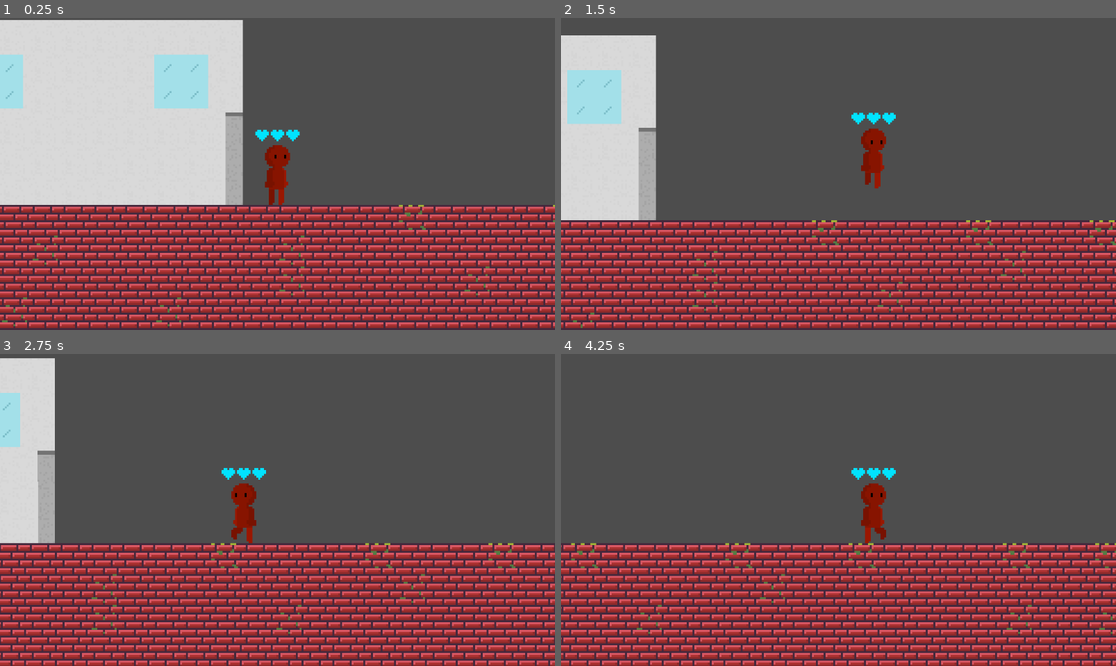
Above: before the commit, frames 1-4 (two rows, left to right).
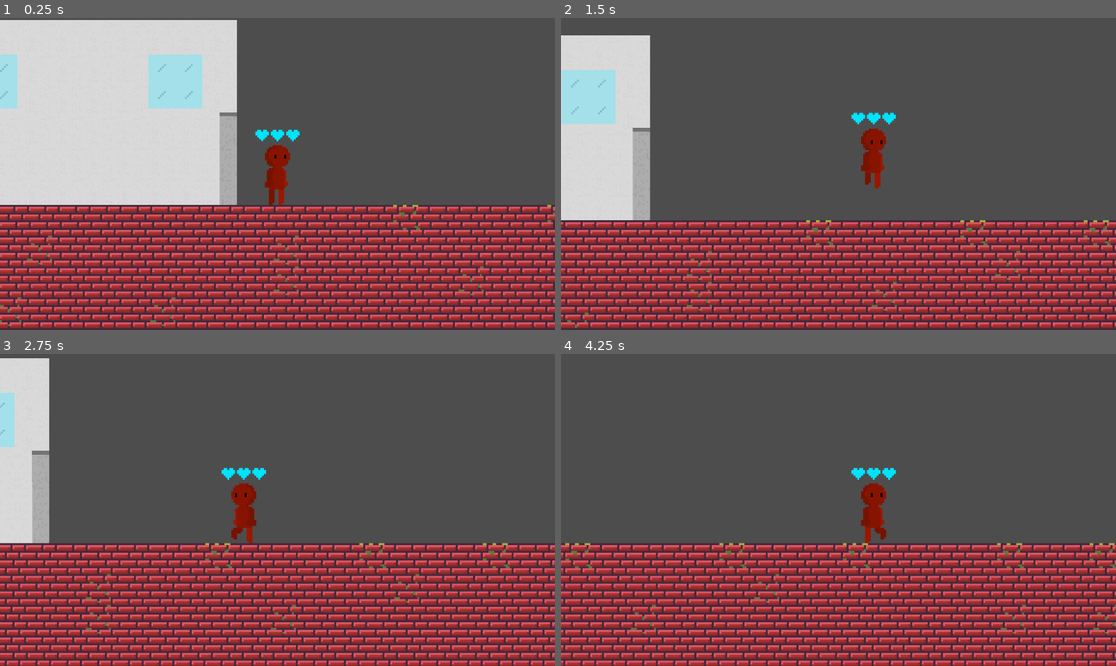
Above: after the commit, the same moments.

Repository: ratmanZorry/GJL-game-parade-game
Game: Godot game, scene res://scenes/main.tscn
The game is run twice, just before and just after one commit, with the same random seed, the same clock (stepped at 60 frames per second) and the same inputs.
Inputs:
- Up to frame 1 (0.25 s): no input
- Up to frame 2 (1.5 s): hold Right (right) from 0.53 s (still down); tap Space (dialogue) at 0.6, 1.35 s
- Up to frame 3 (2.75 s): release Right (right) at 2.03 s; hold A (left) from 2.03 s (still down); tap Space (dialogue) at 2.1 s
- Up to frame 4 (4.25 s): release A (left) at 2.78 s; hold Right (right) from 2.78 s (still down); tap Space (dialogue) at 2.85, 3.6 s

The runs differ from the first frame. In frame 1, 14% of the frame differs, in the area x 0-100%, y 0-100%; in frame 2, 12%; in frame 3, 14%; in frame 4, 13%.

Commit message:
yippie :)

Diff:
--- a/loop-maintainer/scenes/main.tscn
+++ b/loop-maintainer/scenes/main.tscn
@@ -18,9 +18,12 @@
 [ext_resource type="PackedScene" uid="uid://bd1152v6j1pkl" path="res://scenes/rusted_little_spike.tscn" id="13_trceg"]
 [ext_resource type="PackedScene" uid="uid://bem3gxacrbuar" path="res://scenes/box_enemy.tscn" id="14_j8jky"]
 [ext_resource type="Script" uid="uid://dfpuv4o3jhve8" path="res://scripts/loop_dialogue_number.gd" id="15_2wyq8"]
+[ext_resource type="PackedScene" uid="uid://kkgfop6yrwwj" path="res://scenes/sign_1.tscn" id="15_pibwh"]
+[ext_resource type="PackedScene" uid="uid://xw6p6vkxwx7a" path="res://scenes/sign_2.tscn" id="16_c6pm6"]
 [ext_resource type="Texture2D" uid="uid://ckeym6l54ht6h" path="res://sprites/wall_block.png" id="16_jbj1t"]
 [ext_resource type="Script" uid="uid://cbpoo80fjfr4m" path="res://scripts/dialogue_line.gd" id="16_vxglm"]
 [ext_resource type="Texture2D" uid="uid://blr1ufeqp2vfm" path="res://sprites/wizard_profile_wide_eyed.png" id="17_2f3dj"]
+[ext_resource type="PackedScene" uid="uid://dkti3rnn3dikb" path="res://scenes/sign_3.tscn" id="17_5he1u"]
 [ext_resource type="PackedScene" uid="uid://blds3ousifp5w" path="res://scenes/transfer_area.tscn" id="17_muem4"]
 [ext_resource type="FontFile" uid="uid://cw7naauc1o78l" path="res://fonts/pixeldown.ttf" id="18_gqmmt"]
 [ext_resource type="Texture2D" uid="uid://bvch6nob3ounf" path="res://sprites/player_profile_raised_eyebrow.png" id="18_yq6so"]
@@ -508,7 +511,7 @@
 layer_0/tile_data = PackedInt32Array(262139, 65539, 1, 262140, 65539, 1, 262141, 65539, 1, 262142, 3, 0, 262143, 65539, …(160043 unchanged characters)…
 
 [node name="player" parent="." node_paths=PackedStringArray("camera") instance=ExtResource("1_o5qli")]
-position = Vector2(-94, 48)
+position = Vector2(-91, 47)
 camera = NodePath("Camera2D")
 
 [node name="Camera2D" type="Camera2D" parent="player"]
@@ -521,6 +524,7 @@
 script = ExtResource("5_tbgi4")
 spike_obstacles = Array[PackedScene]([ExtResource("4_jyhfs"), ExtResource("6_tefeu")])
 patrol_enemy_obstacles = Array[PackedScene]([ExtResource("31_tel4y"), ExtResource("13_dgi5k"), ExtResource("14_j8jky")])
+sign_obstacles = Array[PackedScene]([ExtResource("15_pibwh"), ExtResource("16_c6pm6"), ExtResource("17_5he1u")])
 
 [node name="CanvasLayer" type="CanvasLayer" parent="."]
 
--- a/loop-maintainer/scenes/sign_1.tscn
+++ b/loop-maintainer/scenes/sign_1.tscn
@@ -5,5 +5,6 @@
 [node name="sign_1" type="Node2D"]
 
 [node name="PaySign" type="Sprite2D" parent="."]
+z_index = -2
 texture = ExtResource("1_jlged")
 offset = Vector2(0, -24.02)
--- a/loop-maintainer/scenes/sign_2.tscn
+++ b/loop-maintainer/scenes/sign_2.tscn
@@ -5,5 +5,6 @@
 [node name="sign_2" type="Node2D"]
 
 [node name="StealEqualBadSign" type="Sprite2D" parent="."]
+z_index = -2
 texture = ExtResource("1_ij387")
 offset = Vector2(0, -20.71)
--- a/loop-maintainer/scenes/sign_3.tscn
+++ b/loop-maintainer/scenes/sign_3.tscn
@@ -5,5 +5,6 @@
 [node name="sign_3" type="Node2D"]
 
 [node name="URBadSign" type="Sprite2D" parent="."]
+z_index = -2
 texture = ExtResource("1_y5h6w")
 offset = Vector2(0, -15.525)
--- a/loop-maintainer/scripts/dialogue_manager.gd
+++ b/loop-maintainer/scripts/dialogue_manager.gd
@@ -58,6 +58,10 @@
 						4:
 							GameManager.allow_spike_obstacles = false
 							GameManager.allow_patrol_obstacles = true
+						6:
+							GameManager.allow_patrol_obstacles = false
+							GameManager.allow_spike_obstacles = false
+							GameManager.allow_signs = true
 
 					GameManager.should_spawn_obstacles = true
 					return
Not shown: 1 places in loop-maintainer/scenes/main.tscn that only renumber resources
